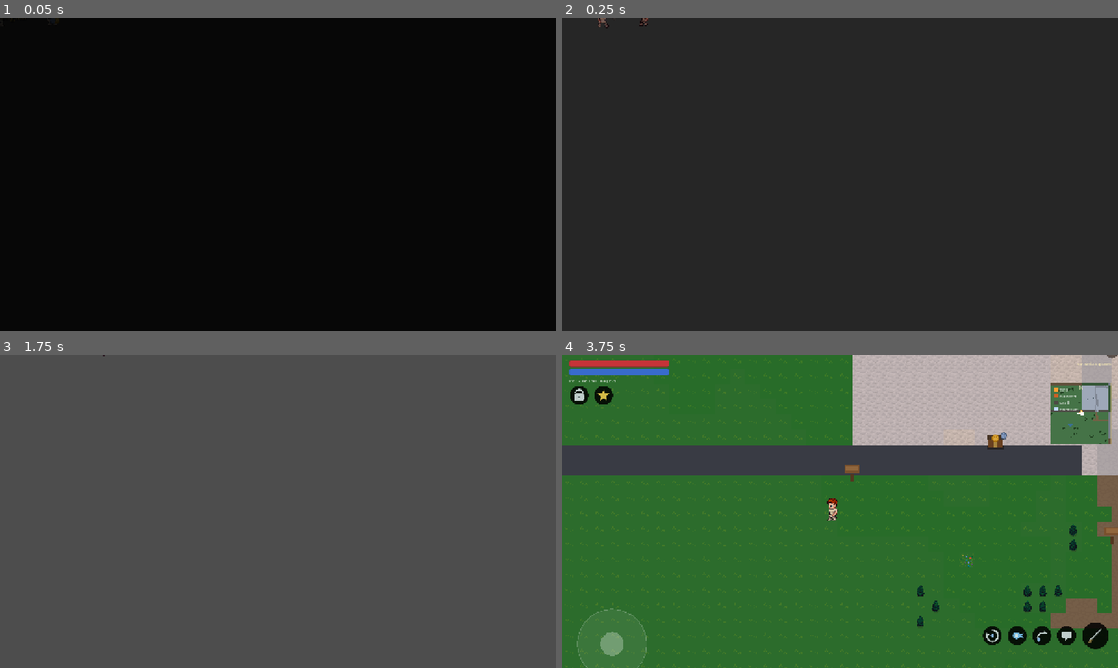
Above: before the commit, frames 1-4 (two rows, left to right).
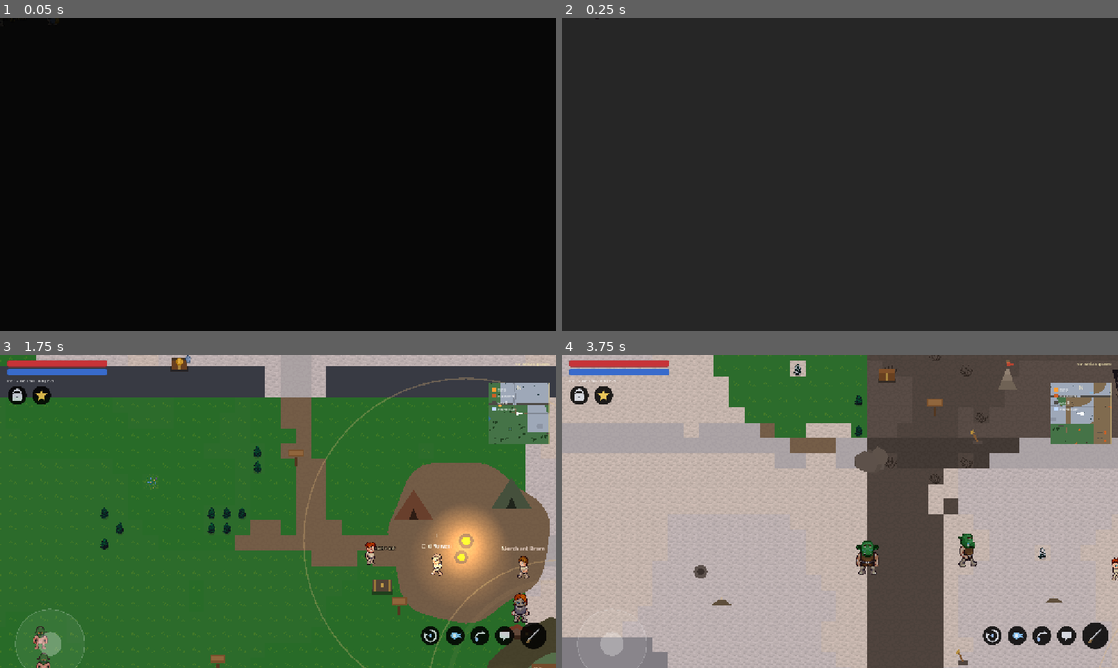
Above: after the commit, the same moments.

Repository: amirrezahadipoor/openworldRpg
Game: Godot game, scene res://tests/CombatTest.tscn
Two runs of this game, one before a commit and one after it. Both use one fixed random seed, a clock stepped at 60 frames per second and the inputs below. This scene is started directly instead of the project's main scene.
Inputs (mouse positions are in pixels of both pictures, inside the frame that each line leads up to):
- Up to frame 1 (0.05 s): no input
- Up to frame 2 (0.25 s): no input
- Up to frame 3 (1.75 s): move the mouse to (400, 495) at 0.52 s; hold D (move_right) 0.53-1.25 s; tap F (ability_bolt) at 0.6 s; click (400, 495) at 0.67 s; tap Q (ability_whirl) at 0.8 s; tap Enter at 1.25 s; drag from (166, 527) to (250, 574) at 1.27 s
- Up to frame 4 (3.75 s): move the mouse to (612, 642) at 2.02 s; hold D (move_right) 2.03-2.75 s; hold J (attack) 2.03-2.75 s; click (612, 642) at 2.17 s; tap K (dodge) at 2.3 s; drag from (812, 574) to (600, 621) at 2.77 s; move the mouse to (1006, 558) at 3.52 s; hold A (move_left) from 3.53 s (still down); hold E (interact) from 3.53 s (still down); click (1006, 558) at 3.67 s

Frame 1 is identical in both runs. In frame 2, less than 0.1% of the frame differs, in the area x 6-16%, y 0-4%; in frame 3, 92%, in the area x 0-100%, y 0-100%; in frame 4, 90%.

Commit message:
feat(combat): make the fight readable — bars, telegraphs, a boss plate
Roadmap H3, verified by six new assertions on the real damage path.

- H3.1 per-enemy floating health bar: raised by any hit, fades after 3 s,
  drawn in Enemy._draw() and only redrawn while it is up.
- H3.2 boss bar: name plate + HP bar + one pip per phase, fed by
  boss_encounter_started / boss_defeated and polled for the boss node (a
  dungeon floor's boss does not exist yet when the encounter signal fires).
  Bosses now maintain membership in a `boss` group from setup to death.
- H3.3 ground telegraph: a disc at exactly attack_radius for melee, a firing
  line for ranged, filling as the wind-up runs, replacing the "the sprite
  turned yellow" tell that two enemies on screen made unreadable.
- H3.4 frame-rate independence: the swing window goes 0.12 -> 0.16 s and is
  sampled every physics frame with a per-swing hit set, instead of one
  `await process_frame` sample per swing. Tested at 30 fps.

Also: `_resolve_attack_hits()` is kept as an immediate, awaitable one-pass
resolver for existing callers (the test harness uses it).

CombatTest 190 -> 196 checks, all PASS.

Diff:
--- a/scripts/enemies/enemy.gd
+++ b/scripts/enemies/enemy.gd
@@ -82,6 +82,12 @@
 var _patrol_target := Vector2.ZERO
 var _origin := Vector2.ZERO
 var _patrols_done := 0
+## Seconds the floating health bar stays up after the last hit. Combat feedback
+## used to be "the sprite flashed": with two enemies on screen nobody could tell
+## which one was nearly dead or whether their swing had connected at all.
+var _bar_time := 0.0
+## Set while an attack is being telegraphed, for the ground reticle.
+var _telegraphing := false
 var _separation := Vector2.ZERO
 ## Set while the player is somewhere an enemy may not press an attack: inside a
 ## settlement's safe bubble, or mid-conversation. See _player_protected().
@@ -104,12 +110,28 @@
 	add_to_group("enemies")
 
 
+func _sync_boss_group() -> void:
+	## The HUD's boss bar looks the fight up by group, so membership has to follow
+	## `behavior` even when a pooled enemy is re-used for a different archetype.
+	if behavior == "boss":
+		if not is_in_group("boss"):
+			add_to_group("boss")
+	elif is_in_group("boss"):
+		remove_from_group("boss")
+
+
 func _physics_process(delta: float) -> void:
 	if state == State.DEAD:
 		return
 	_state_time += delta
 	_attack_cd = maxf(_attack_cd - delta, 0.0)
 	_recovery = maxf(_recovery - delta, 0.0)
+	var bar_was := _bar_time
+	_bar_time = maxf(_bar_time - delta, 0.0)
+	# Redraw while the bar is fading, and only then: this runs for every enemy in
+	# the loaded chunks, so it must not be a per-frame cost on a quiet map.
+	if bar_was > 0.0 or _bar_time > 0.0 or state == State.ATTACK:
+		queue_redraw()
 	if pattern == "charger" and _dash_time > 0.0:
 		_charge_tick(delta)
 		return
@@ -179,6 +201,7 @@
 					_desired_velocity(to_player, dist, delta), 700.0 * delta)
 
 		State.ATTACK:
+			_telegraphing = true
 			if not _may_press_attack():
 				_change_state(State.WITHDRAW)
 				sprite.modulate = _tinted()
@@ -200,11 +223,48 @@
 			if _state_time > FLEE_TIME:
 				_change_state(State.CHASE if _player else State.IDLE)
 
+	if state != State.ATTACK and _telegraphing:
+		_telegraphing = false
+		queue_redraw()
 	_separation = _separation_vector()
 	if state != State.WITHDRAW:
 		velocity += _separation * 60.0
 	move_and_slide()
 	_update_anim(delta)
+
+
+func _draw() -> void:
+	## Ground-level fight feedback, drawn in the enemy's own local space.
+	##
+	## H3.3: a telegraphed attack casts a ring on the floor at exactly
+	## `attack_radius`, so "it is about to hit me" is readable from the ground
+	## instead of from a colour pulse on a 64 px sprite. Melee sweeps a filled
+	## disc; ranged draws its firing line.
+	if _telegraphing:
+		var t := clampf(_state_time / maxf(telegraph_time, 0.01), 0.0, 1.0)
+		var col := Color(1.0, 0.55, 0.15, 0.16 + 0.34 * t)
+		if behavior == "ranged":
+			var aim := Vector2.RIGHT
+			if _player != null:
+				aim = (_player.global_position - global_position).normalized()
+			draw_line(Vector2.ZERO, aim * attack_radius, col, 6.0)
+			draw_circle(Vector2.ZERO, attack_radius * 0.5, Color(1.0, 0.55, 0.15, 0.06))
+		else:
+			draw_circle(Vector2.ZERO, attack_radius, col)
+			draw_arc(Vector2.ZERO, attack_radius, 0.0, TAU, 40,
+				Color(1.0, 0.8, 0.35, 0.35 + 0.5 * t), 3.0)
+
+	## H3.1: floating health bar, only while it matters.
+	if _bar_time <= 0.0 or hp <= 0.0 or state == State.DEAD:
+		return
+	var w := 44.0
+	var y := -40.0 * base_scale.y
+	var pct := clampf(hp / maxf(max_hp, 0.01), 0.0, 1.0)
+	var fade := clampf(_bar_time / 1.5, 0.0, 1.0)
+	draw_rect(Rect2(Vector2(-w * 0.5 - 1, y - 1), Vector2(w + 2, 7)), Color(0, 0, 0, 0.65 * fade))
+	draw_rect(Rect2(Vector2(-w * 0.5, y), Vector2(w, 5)), Color(0.25, 0.06, 0.07, 0.9 * fade))
+	draw_rect(Rect2(Vector2(-w * 0.5, y), Vector2(w * pct, 5)),
+		Color(0.85, 0.22, 0.22, 0.95 * fade).lerp(Color(1.0, 0.85, 0.30, 0.95 * fade), 1.0 - pct))
 
 
 func _retreat_point() -> Vector2:
@@ -345,6 +405,10 @@
 	_patrols_done = 0
 	_separation = Vector2.ZERO
 	player_protected = false
+	_bar_time = 0.0
+	_telegraphing = false
+	_sync_boss_group()
+	queue_redraw()
 	_attack_cd = 0.0
 	velocity = Vector2.ZERO
 	# A monster's home is never inside a settlement: the spawner already refuses to
@@ -505,6 +569,8 @@
 	if _recovery > 0.0:
 		amount *= STAGGER_DAMAGE_MULT   # punish the wind-up
 	hp -= amount
+	_bar_time = 3.0            # hit -> the bar appears and starts its fade
+	queue_redraw()
 	velocity += dir * 160.0
 	AudioManager.play_sfx("hit")
 	sprite.modulate = Color(1.5, 1.5, 1.5)
@@ -519,6 +585,8 @@
 
 func _die() -> void:
 	_change_state(State.DEAD)
+	if is_in_group("boss"):
+		remove_from_group("boss")
 	set_physics_process(false)
 	for child in get_children():
 		if child is CollisionShape2D:
--- a/scripts/player/player.gd
+++ b/scripts/player/player.gd
@@ -14,7 +14,11 @@
 const STEP_INTERVAL := 0.34      # footstep pacing while walking
 
 var _step_timer := 0.0
-const ATTACK_ACTIVE_TIME := 0.12
+## The active window, in seconds. Widened from 0.12 to 0.16 (H3.4): the swing
+## used to be resolved by a single `await process_frame` sample inside this
+## window, so at 30 fps on a phone — where one frame is a third of the window —
+## a hit could land in a frame the sampler never looked at.
+const ATTACK_ACTIVE_TIME := 0.16
 const COMBO_WINDOW := 0.62         # time after a swing to keep the chain alive
 const COMBO_FINISHER_MULT := 1.5   # third hit lands harder and pushes back
 const FINISHER_RECOVERY := 1.8     # ...but it costs you the next swing
@@ -44,6 +48,9 @@
 var _combo := 0            # 0,1 = jabs · 2 = the finisher
 var _combo_timer := 0.0
 var _attack_mult := 1.0
+## Instance ids already hit by the current swing, so sampling overlaps every
+## physics frame cannot double-hit the same target.
+var _hit_this_swing: Array = []
 var _whirl_cd := 0.0
 var _bolt_cd := 0.0
 
@@ -108,8 +115,13 @@
 		_attack_active -= delta
 		invulnerable = false
 		velocity = velocity.move_toward(Vector2.ZERO, FRICTION * delta)
+		# Sample the overlaps on every physics frame of the window instead of
+		# once: frame-rate independent, and a fast target cannot slip between two
+		# samples the way it could with one.
+		_sample_attack_hits()
 		if _attack_active <= 0.0:
 			attack_shape.disabled = true
+			_hit_this_swing.clear()
 	else:
 		invulnerable = false
 		var move := _read_move_input()
@@ -171,6 +183,7 @@
 	var recovery := ATTACK_COOLDOWN * (FINISHER_RECOVERY if finisher else 1.0)
 	_attack_cd = recovery * GameState.attack_cooldown_mult()
 	_attack_active = ATTACK_ACTIVE_TIME * (1.5 if finisher else 1.0)
+	_hit_this_swing.clear()
 	attack_shape.disabled = false
 	if attack_shape.shape is CircleShape2D:
 		# the finisher sweeps a wider arc
@@ -179,23 +192,36 @@
 	AudioManager.play_sfx("attack_swing")
 	if finisher:
 		_finisher_flash()
-	_resolve_attack_hits(finisher)
-
-
+	_sample_attack_hits()   # first sample now; the rest come from _physics_process
+
+
+func _sample_attack_hits() -> void:
+	if attack_area == null or attack_shape.disabled:
+		return
+	for area in attack_area.get_overlapping_areas():
+		if not area.is_in_group("hurtbox"):
+			continue
+		var target: Node = area.get_parent()
+		if target == null or not target.has_method("take_hit"):
+			continue
+		var id := target.get_instance_id()
+		if _hit_this_swing.has(id):
+			continue
+		_hit_this_swing.append(id)
+		var dmg := roll_damage(GameState.attack() * _attack_mult)
+		target.take_hit(dmg, facing)
+		_apply_lifesteal(dmg)
+		if _attack_mult > 1.0:
+			_shove(target)
+			AudioManager.play_sfx("hit")
+
+
+## Kept for callers that awaited the old single-shot resolver (tests included):
+## resolves one pass immediately, without waiting a frame.
 func _resolve_attack_hits(finisher: bool = false) -> void:
-	await get_tree().process_frame  # let physics overlaps update first
-	if attack_area == null:
-		return
-	for area in attack_area.get_overlapping_areas():
-		if area.is_in_group("hurtbox"):
-			var target: Node = area.get_parent()
-			if target != null and target.has_method("take_hit"):
-				var dmg := roll_damage(GameState.attack() * _attack_mult)
-				target.take_hit(dmg, facing)
-				_apply_lifesteal(dmg)
-				if finisher:
-					_shove(target)
-					AudioManager.play_sfx("hit")
+	if finisher and _attack_mult <= 1.0:
+		_attack_mult = 1.0
+	_sample_attack_hits()
 
 
 func _shove(target: Node) -> void:
--- a/scripts/ui/hud.gd
+++ b/scripts/ui/hud.gd
@@ -22,6 +22,14 @@
 var toast_label: Label
 var _toast_time := 0.0
 
+# --- boss bar (H3.2) ---------------------------------------------------------
+var _boss_box: Control
+var _boss_name: Label
+var _boss_bar: ProgressBar
+var _boss_phase_label: Label
+var _boss_pips: Control
+var _boss: Node = null
+
 const TOAST_SECONDS := 4.5
 
 
@@ -34,6 +42,7 @@
 	if player != null:
 		player.external_input = Vector2.ZERO
 	_build_toast()
+	_build_boss_bar()
 	if not EventBus.milestone_reached.is_connected(_on_milestone):
 		EventBus.milestone_reached.connect(_on_milestone)
 	if not EventBus.secret_found.is_connected(_on_secret_found):
@@ -42,6 +51,7 @@
 
 func _process(delta: float) -> void:
 	_update_buffs(delta)
+	_tick_boss()
 	if _toast_time > 0.0:
 		_toast_time -= delta
 		if _toast_time <= 0.0 and toast_label != null:
@@ -270,6 +280,87 @@
 
 
 # --- Milestone banner (Phase E §6) -------------------------------------------
+
+func _build_boss_bar() -> void:
+	## The Ember Warden fight had no on-screen health indicator at all: the only
+	## feedback was hit-stop and camera shake. This is a name plate, a bar, and one
+	## pip per phase (lit pips are phases already entered).
+	_boss_box = VBoxContainer.new()
+	_boss_box.visible = false
+	_boss_box.mouse_filter = Control.MOUSE_FILTER_IGNORE
+	_boss_box.anchor_left = 0.5
+	_boss_box.anchor_right = 0.5
+	_boss_box.offset_left = -230.0
+	_boss_box.offset_right = 230.0
+	_boss_box.offset_top = 26.0
+	_boss_box.offset_bottom = 84.0
+	_boss_box.add_theme_constant_override("separation", 3)
+
+	_boss_name = Label.new()
+	_boss_name.horizontal_alignment = HORIZONTAL_ALIGNMENT_CENTER
+	_boss_name.add_theme_font_size_override("font_size", 18)
+	_boss_name.add_theme_color_override("font_color", Color(1.0, 0.82, 0.45))
+	_boss_name.add_theme_color_override("font_outline_color", Color(0, 0, 0, 0.9))
+	_boss_name.add_theme_constant_override("outline_size", 5)
+	_boss_box.add_child(_boss_name)
+
+	_boss_bar = _make_bar(Color(0.72, 0.14, 0.16))
+	_boss_bar.custom_minimum_size = Vector2(460, 16)
+	_boss_bar.size_flags_horizontal = Control.SIZE_EXPAND_FILL
+	_boss_box.add_child(_boss_bar)
+
+	_boss_phase_label = Label.new()
+	_boss_phase_label.horizontal_alignment = HORIZONTAL_ALIGNMENT_CENTER
+	_boss_phase_label.add_theme_font_size_override("font_size", 14)
+	_boss_phase_label.add_theme_color_override("font_color", Color(1, 1, 1, 0.75))
+	_boss_box.add_child(_boss_phase_label)
+	add_child(_boss_box)
+	if not EventBus.boss_encounter_started.is_connected(_on_boss_encounter):
+		EventBus.boss_encounter_started.connect(_on_boss_encounter)
+	if not EventBus.boss_defeated.is_connected(_on_boss_defeated):
+		EventBus.boss_defeated.connect(_on_boss_defeated)
+
+
+func _on_boss_encounter(_boss_id: String, display_name: String) -> void:
+	_boss_name.text = display_name
+	_boss_box.visible = true
+	_boss = get_tree().get_first_node_in_group("boss")
+
+
+func _on_boss_defeated() -> void:
+	_boss = null
+	if _boss_box != null:
+		_boss_box.visible = false
+
+
+func _tick_boss() -> void:
+	## Polled, not signal-driven: the boss node is instantiated inside its dungeon
+	## floor, so the HUD has to keep looking for it until it exists (and let go of
+	## it when the floor is freed).
+	if _boss_box == null or not _boss_box.visible:
+		return
+	if _boss == null or not is_instance_valid(_boss) or not (_boss as Node).is_inside_tree():
+		_boss = get_tree().get_first_node_in_group("boss")
+		if _boss == null:
+			_boss_box.visible = false
+			return
+	var e: Node = _boss
+	var hp := float(e.get("hp"))
+	var mx := float(e.get("max_hp"))
+	_boss_bar.max_value = maxf(mx, 1.0)
+	_boss_bar.value = hp
+	var phase := int(e.get("phase")) if e.get("phase") != null else 1
+	var total := 1
+	var ph: Variant = e.get("phases")
+	if ph is Array and not (ph as Array).is_empty():
+		total = (ph as Array).size()
+	elif phase >= 3:
+		total = 3          # the Ember Warden's phases live in boss.gd
+	var pips := ""
+	for i in total:
+		pips += "●" if i < phase else "○"
+	_boss_phase_label.text = "phase %d/%d  %s" % [phase, total, pips]
+
 
 func _build_toast() -> void:
 	toast_label = Label.new()
--- a/tests/combat_test.gd
+++ b/tests/combat_test.gd
@@ -59,6 +59,7 @@
 	_test_floor_scaling()
 	_test_talent_tree()
 	await _test_safe_ground_and_dialogue_protection()
+	await _test_fight_feedback()
 
 	_report()
 
@@ -1023,3 +1024,63 @@
 	await _phys(140)
 	check(GameState.hp < GameState.max_hp(),
 		"the same monster does land hits once the player is unprotected")
+
+
+func _test_fight_feedback() -> void:
+	## H3: the fight has to read on screen. A 30 fps sweep of the swing window, the
+	## per-enemy health bar, the ground telegraph and the boss bar are all checked
+	## here, because "the fight feels unclear" was a feedback problem, not a damage
+	## problem.
+	print("[combat_test] fight feedback")
+	for p in get_tree().get_nodes_in_group("player"):
+		p.queue_free()
+	await _phys(2)
+	var host := Node2D.new()
+	add_child(host)
+	var player: Player = load("res://scenes/player/player.tscn").instantiate()
+	add_child(player)
+	player.global_position = Vector2(0, -4000)
+
+	# --- H3.4: the swing still connects at 30 fps -----------------------------
+	var old_tick := Engine.physics_ticks_per_second
+	Engine.physics_ticks_per_second = 30
+	var enemy: Enemy = load("res://scenes/enemies/enemy.tscn").instantiate()
+	host.add_child(enemy)
+	enemy.setup_archetype("grunt")
+	enemy.global_position = player.global_position + Vector2(40, 0)
+	await _phys(2)
+	var before := enemy.hp
+	player.facing = Vector2.RIGHT
+	player._start_attack()
+	await _phys(14)          # half a second at 30 fps, well past the window
+	check(enemy.hp < before, "a swing connects at 30 fps (%.0f -> %.0f hp)" % [before, enemy.hp])
+	Engine.physics_ticks_per_second = old_tick
+
+	# --- H3.1: hitting an enemy puts its health bar up -------------------------
+	check(enemy._bar_time > 0.0, "a hit raises the enemy's health bar")
+	await _phys(2)
+	# --- H3.3: an attack in progress is telegraphed on the ground --------------
+	enemy.global_position = player.global_position + Vector2(40, 0)
+	enemy._attack_cd = 0.0
+	var saw_telegraph := false
+	for i in 160:
+		await get_tree().physics_frame
+		if enemy._telegraphing:
+			saw_telegraph = true
+			break
+	check(saw_telegraph, "a winding-up attack draws its ground telegraph")
+
+	# --- H3.2: the boss bar answers the encounter signal -----------------------
+	var hud: HUD = HUD.new()
+	add_child(hud)
+	hud.setup(null, null)
+	EventBus.boss_encounter_started.emit("goblin_king", "Goblin King")
+	check(hud._boss_box.visible, "the boss bar appears when an encounter starts")
+	check(hud._boss_name.text == "Goblin King", "the boss bar names the boss")
+	EventBus.boss_defeated.emit()
+	check(not hud._boss_box.visible, "the boss bar clears when the boss dies")
+	hud.queue_free()
+
+	enemy.queue_free()
+	player.queue_free()
+	await _phys(2)
Not shown, changed: DECISIONS.md
